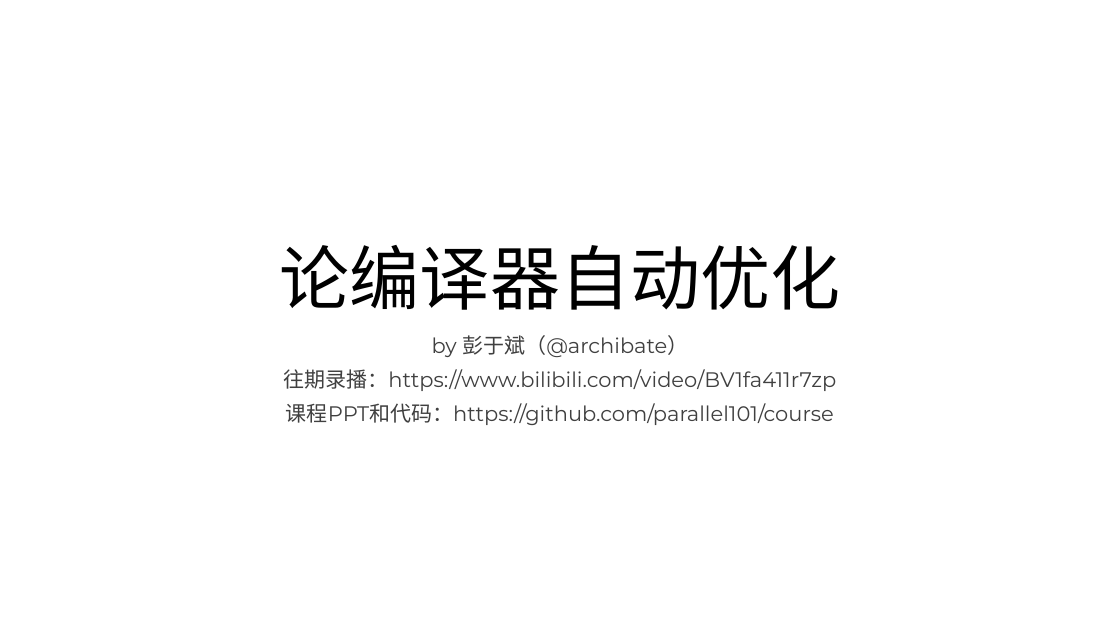
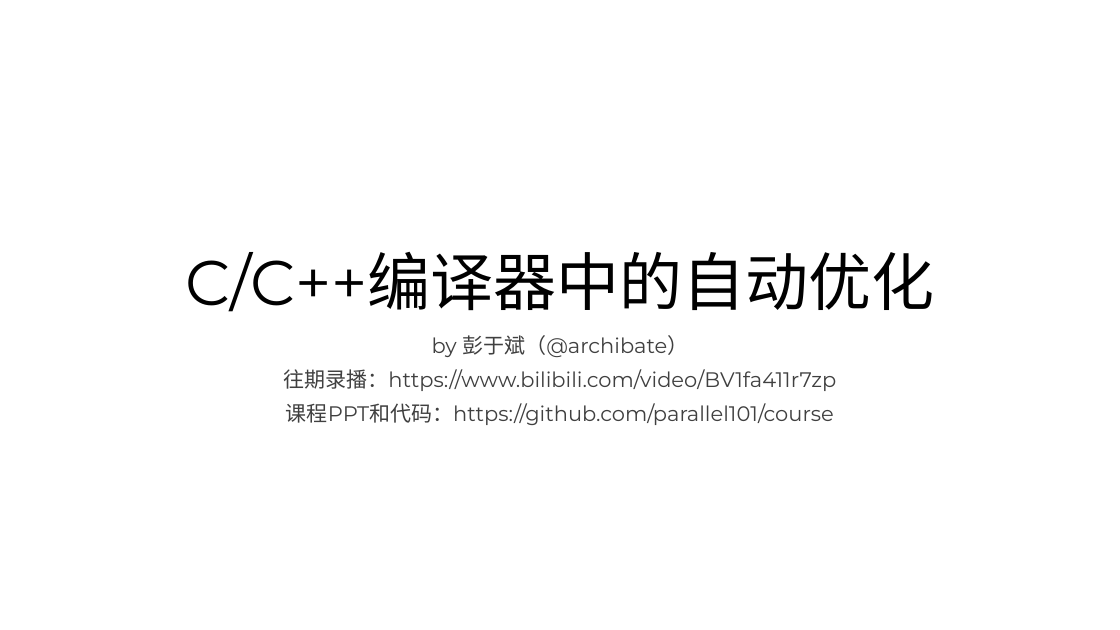
Before and after one commit to parallel101/course, a slide deck: slide 1 of 04/slides.pptx. Drawn at 1120x630 pixels with LibreOffice and Linux fonts; fonts in the diff are those of the drawing. Boxes give left, top, right and bottom in pixels: in the first picture for what was removed or moved away, otherwise in the second. Text is boxed around its words. In the diff, an @@ line names an element or a change of style, - is before the commit and + after.

```diff
--- a/04/slides.pptx
+++ b/04/slides.pptx
@@ title at [185, 252, 935, 312]: text changed; size 60 to 54 pt @@
-论编译器自动优化
+C/C++编译器中的自动优化
```
Also in this commit, not shown: 3 other slides changed, 9 slides added, 31 other files.
